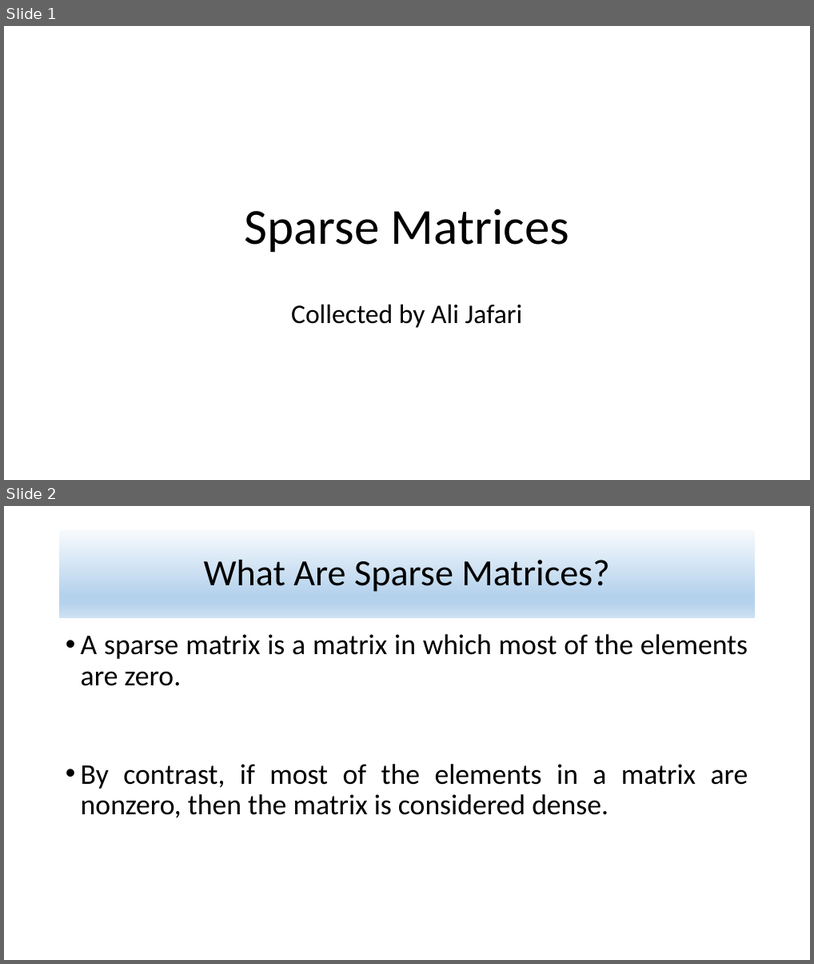
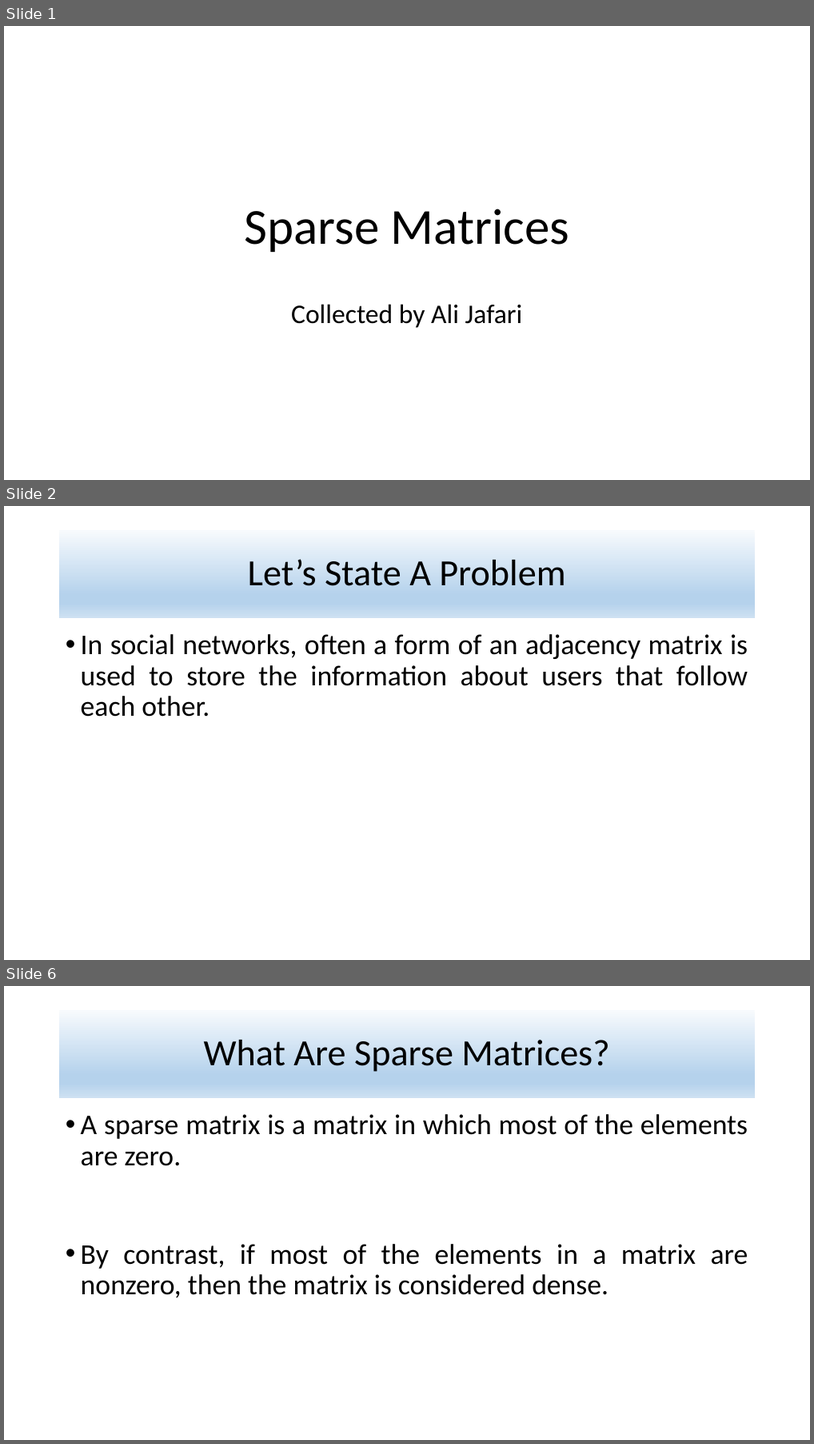
Before and after one commit to alijfri99/presentations, a slide deck: Data Mining Presentation.pptx. Shown one above the other, each under a label of ours: slides 1 and 2 before the commit, slides 1, 2 and 6 after it; the slides between them are not shown. The pictures are 814x964 and 814x1444 pixels, drawn with LibreOffice and Linux fonts; fonts in the diff are those of the drawing. Boxes give left, top, right and bottom in pixels: in the first picture for what was removed or moved away, otherwise in the second. Text is boxed around its words. In the diff, an @@ line names an element or a change of style, - is before the commit and + after.

Commit message:
stating the problem

```diff
--- a/Data Mining Presentation.pptx
+++ b/Data Mining Presentation.pptx
@@ slide 2 added at [4, 506, 810, 960], background #FFFFFF @@
@@ title added at [60, 530, 755, 618], fill gradient #F7FAFD to #B5D2EC to #CEE1F2, 44 pt, text #000000 @@
+Let’s State A Problem
@@ text added at [81, 634, 748, 716], 34 pt, text #000000 @@
+• In social networks, often a form of an adjacency matrix is used to store the information about users that follow each other.
@@ what was slide 2 is now slide 6 @@
```
Also in this commit, not shown: 3 other slides added.
